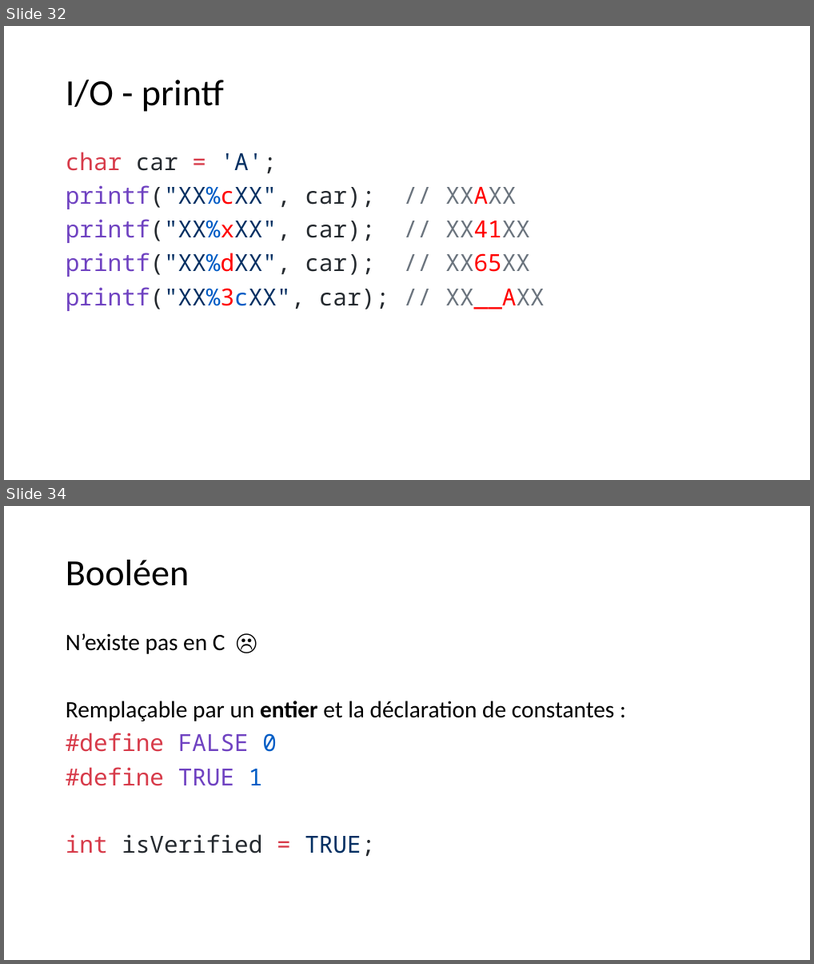
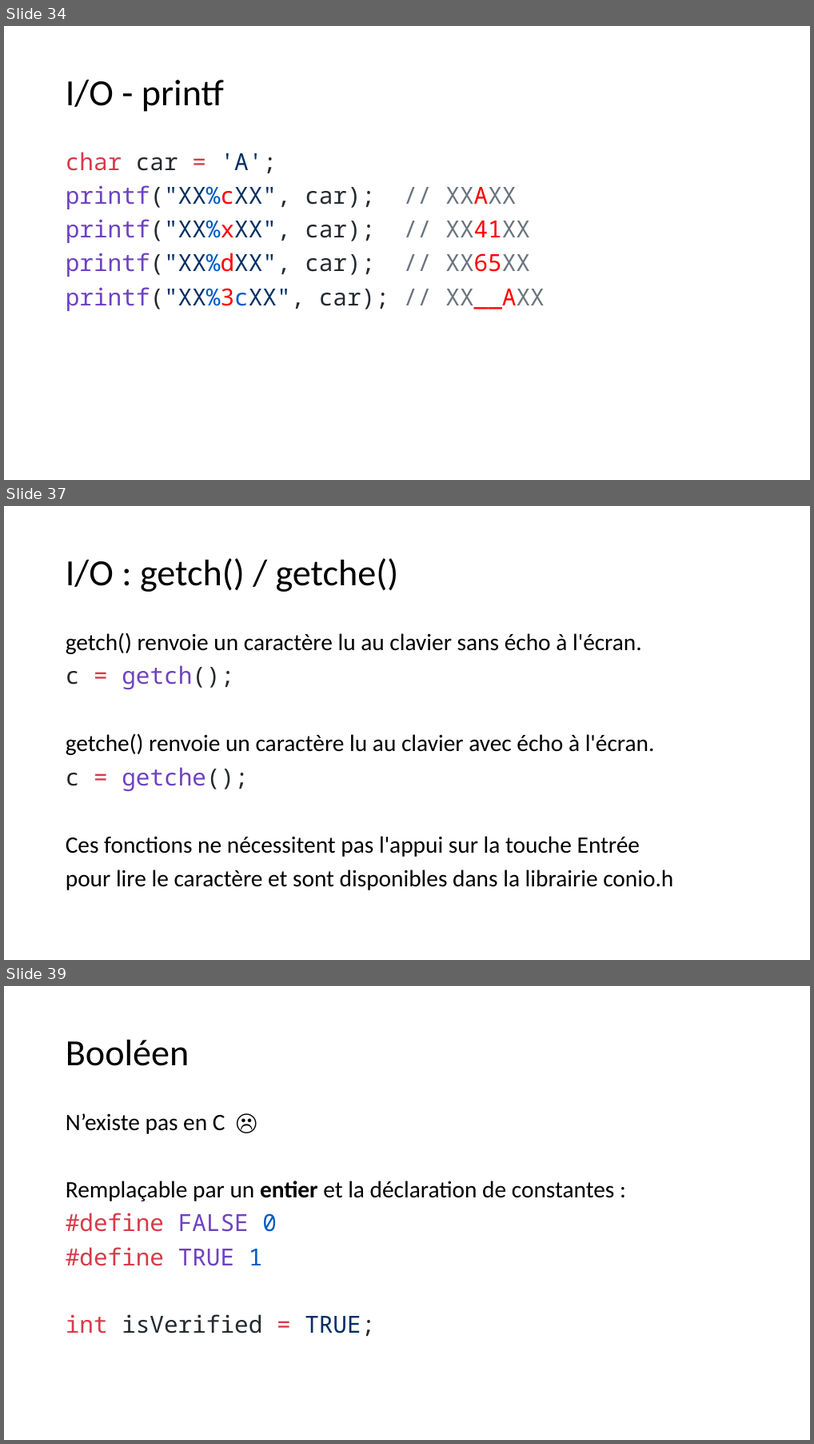
Before and after one commit to standard3/BTS1, a slide deck: 02_C/02_Types-et-operateurs/Types et opérateurs en C.pptx. Shown one above the other, each under a label of ours: slides 32 and 34 before the commit, slides 34, 37 and 39 after it; the slides between them are not shown. The pictures are 814x964 and 814x1444 pixels, drawn with LibreOffice and Linux fonts; fonts in the diff are those of the drawing. Boxes give left, top, right and bottom in pixels: in the first picture for what was removed or moved away, otherwise in the second. Text is boxed around its words. In the diff, an @@ line names an element or a change of style, - is before the commit and + after.

```diff
--- a/02_C/02_Types-et-operateurs/Types et opérateurs en C.pptx
+++ b/02_C/02_Types-et-operateurs/Types et opérateurs en C.pptx
@@ slide 37 added at box(4, 506, 810, 960), background #FFFFFF @@
@@ title added at box(66, 558, 399, 592), 44 pt, text #000000 @@
+I/O : getch() / getche()
@@ text added at box(66, 632, 674, 890), 28 pt, text #000000 @@
+getch() renvoie un caractère lu au clavier sans écho à l'écran.
+c = getch();
+getche() renvoie un caractère lu au clavier avec écho à l'écran.
+c = getche();
+Ces fonctions ne nécessitent pas l'appui sur la touche Entrée
+pour lire le caractère et sont disponibles dans la librairie conio.h
@@ what was slide 32 is now slide 34 @@
@@ what was slide 34 is now slide 39 @@
```
Also in this commit, not shown: 1 slide changed, 4 other slides added, 24 other files.
